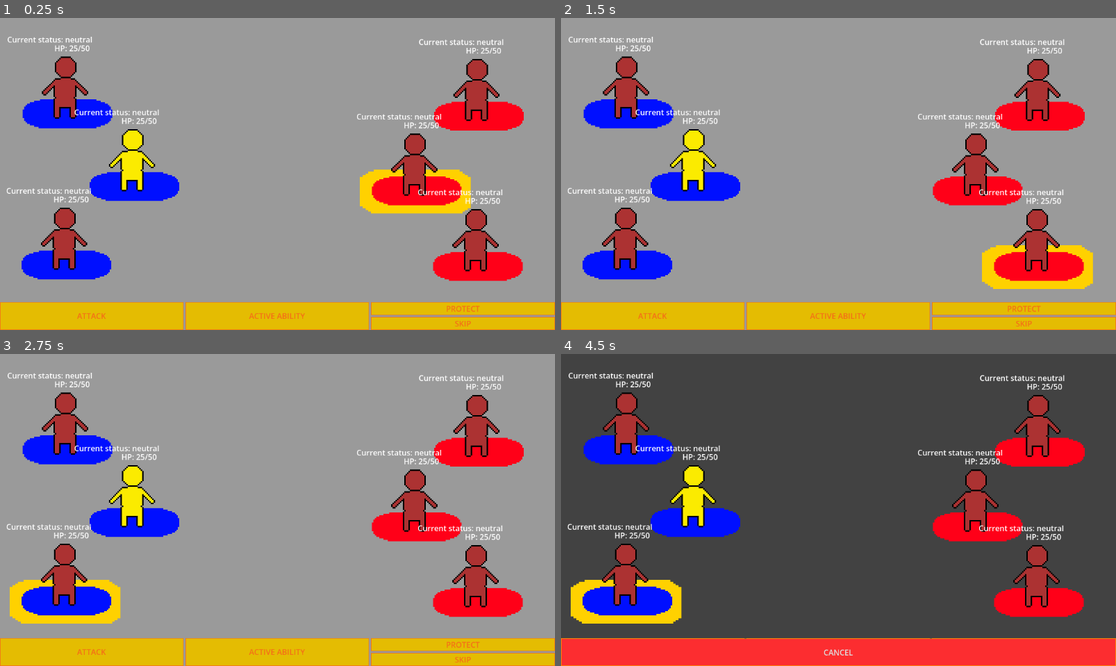
Above: before the commit, frames 1-4 (two rows, left to right).
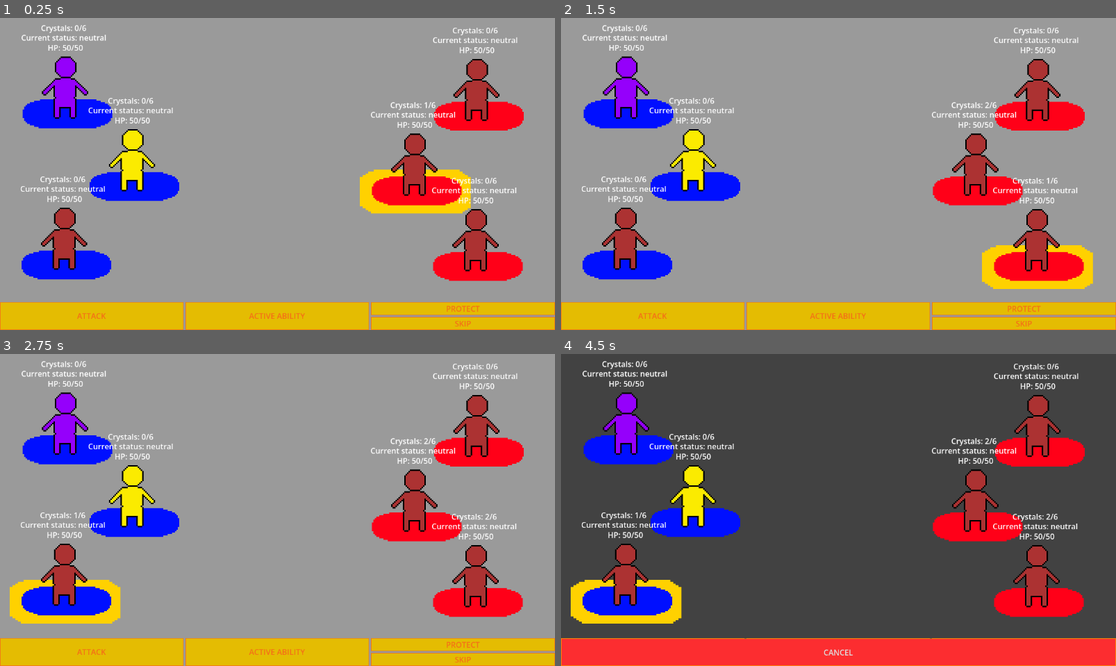
Above: after the commit, the same moments.

Repository: crowprogramsgames/erpge
Game: Godot game, scene res://scenes/battle/battle.tscn
The game is run twice, just before and just after one commit, with the same random seed, the same clock (stepped at 60 frames per second) and the same inputs.
Inputs:
- Up to frame 1 (0.25 s): no input
- Up to frame 2 (1.5 s): click "ACTIVE ABILITY" at 0.5 s; click "SKIP" at 1.25 s
- Up to frame 3 (2.75 s): click "SKIP" at 2 s
- Up to frame 4 (4.5 s): click "ATTACK" at 2.75 s; click "PROTECT" at 3.5 s; click "ATTACK" at 4.25 s

The runs differ from the first frame. In frame 1, 2.8% of the frame differs, in the area x 1-94%, y 2-60%; in frame 2, 2.8%; in frame 3, 2.8%; in frame 4, 3.2%.
Error before the commit: Invalid access to property or key 'active_ability' on a base object of type 'Node2D (Character)'. (res://scenes/characters/action_menu/action_menu.gd:21)

Commit message:
active funcionando, bug encontrado

Diff:
--- a/archetypes/pruebas/Angry/a_angry.gd
+++ b/archetypes/pruebas/Angry/a_angry.gd
@@ -1,11 +1,11 @@
 extends Active
 
-func a_action(o : Character) -> void:
+func a_action() -> void:
 	Action.set_action(Action.ActionType.ABILITY, Action.Targets.ALL, Action.Restriction.ALIVE, false)
-	o.action_menu.cancelBtn.show()
+	source.action_menu.cancelBtn.show()
 	Events.choose_target.emit()
 
-func a_ability(o: Character, t: Character) -> void:
+func a_ability(t: Character) -> void:
 	t.status_manager.grant_status("enraged")
-	pay_cost(o)
-	o.passive.end_of_turn(o)
+	_pay_cost()
+	source.end_of_turn()
--- a/archetypes/pruebas/Beefy/a_beefy.gd
+++ b/archetypes/pruebas/Beefy/a_beefy.gd
@@ -1,11 +1,11 @@
 extends Active
 
-func a_action(o : Character) -> void:
+func a_action() -> void:
 	Action.set_action(Action.ActionType.ABILITY, Action.Targets.ALL, Action.Restriction.ALIVE, false)
-	o.action_menu.cancelBtn.show()
+	source.action_menu.cancelBtn.show()
 	Events.choose_target.emit()
 
-func a_ability(o: Character, t: Character) -> void:
+func a_ability(t: Character) -> void:
 	t.status_manager.grant_status("protected")
-	pay_cost(o)
-	o.passive.end_of_turn(o)
+	_pay_cost()
+	source.end_of_turn()
--- a/archetypes/pruebas/Bully/a_bully.gd
+++ b/archetypes/pruebas/Bully/a_bully.gd
@@ -1,11 +1,11 @@
 extends Active
 
-func a_action(o : Character) -> void:
-	Action.set_action(Action.ACTION.ABILITY, Action.SELECTABLE.ALL, Action.RESTRICTION.ALIVE)
-	o.action_menu.cancelBtn.show()
+func a_action() -> void:
+	Action.set_action(Action.ActionType.ABILITY, Action.Targets.ALL, Action.Restriction.ALIVE, false)
+	source.action_menu.cancelBtn.show()
 	Events.choose_target.emit()
 
-func a_ability(o: Character, t: Character) -> void:
-	t.status_manager.grant_status("weakened", t)
-	pay_cost(o)
-	o.passive.end_of_turn(o)
+func a_ability(t: Character) -> void:
+	t.status_manager.grant_status("weakened")
+	_pay_cost()
+	source.end_of_turn()
--- a/archetypes/pruebas/Chilly/a_chilly.gd
+++ b/archetypes/pruebas/Chilly/a_chilly.gd
@@ -1,11 +1,11 @@
 extends Active
 
-func a_action(o : Character) -> void:
+func a_action() -> void:
 	Action.set_action(Action.ActionType.ABILITY, Action.Targets.ALL, Action.Restriction.ALIVE, false)
-	o.action_menu.cancelBtn.show()
+	source.action_menu.cancelBtn.show()
 	Events.choose_target.emit()
 
-func a_ability(o: Character, t: Character) -> void:
+func a_ability(t: Character) -> void:
 	t.status_manager.grant_status("frozen")
-	pay_cost(o)
-	o.passive.end_of_turn(o)
+	_pay_cost()
+	source.end_of_turn()
--- a/archetypes/pruebas/Dummy/a_dummy.gd
+++ b/archetypes/pruebas/Dummy/a_dummy.gd
@@ -1,11 +1,11 @@
 extends Active
 
-func a_action(o : Character) -> void:
-	Action.set_action(Action.ACTION.ABILITY, Action.SELECTABLE.ALL, Action.RESTRICTION.ALIVE)
-	o.action_menu.cancelBtn.show()
+func a_action() -> void:
+	Action.set_action(Action.ActionType.ABILITY, Action.Targets.ALL, Action.Restriction.ALIVE, false)
+	source.action_menu.cancelBtn.show()
 	Events.choose_target.emit()
 
-func a_ability(o: Character, t: Character) -> void:
-	t.status_manager.grant_status("focused", t)
-	pay_cost(o)
-	o.passive.end_of_turn(o)
+func a_ability(t: Character) -> void:
+	t.status_manager.grant_status("focused")
+	_pay_cost()
+	source.end_of_turn()
--- a/archetypes/pruebas/Gloomy/a_gloomy.gd
+++ b/archetypes/pruebas/Gloomy/a_gloomy.gd
@@ -1,11 +1,11 @@
 extends Active
 
-func a_action(o : Character) -> void:
-	Action.set_action(Action.ACTION.ABILITY, Action.SELECTABLE.ALL, Action.RESTRICTION.ALIVE)
-	o.action_menu.cancelBtn.show()
+func a_action() -> void:
+	Action.set_action(Action.ActionType.ABILITY, Action.Targets.ALL, Action.Restriction.ALIVE, false)
+	source.action_menu.cancelBtn.show()
 	Events.choose_target.emit()
 
-func a_ability(o: Character, t: Character) -> void:
-	t.status_manager.grant_status("cursed", t)
-	pay_cost(o)
-	o.passive.end_of_turn(o)
+func a_ability(t: Character) -> void:
+	t.status_manager.grant_status("cursed")
+	_pay_cost()
+	source.end_of_turn()
--- a/archetypes/pruebas/Gloomy/gloomy.tres
+++ b/archetypes/pruebas/Gloomy/gloomy.tres
@@ -2,9 +2,9 @@
 
 [ext_resource type="Script" uid="uid://qoe7jgamtuc7" path="res://resources/archetype.gd" id="1_8w84j"]
 [ext_resource type="Resource" uid="uid://c84vx1e0aqurk" path="res://archetypes/pruebas/Gloomy/a_gloomy.tres" id="1_mhdjl"]
-[ext_resource type="Resource" uid="uid://bikue0lgh7foy" path="res://statuses/neutral.tres" id="2_hevl0"]
 [ext_resource type="Resource" uid="uid://bpgqfr3eaceys" path="res://archetypes/pruebas/Gloomy/p_gloomy.tres" id="2_i4fvr"]
 [ext_resource type="Texture2D" uid="uid://d4muh2u6m6ceq" path="res://art/adv_sprites/glo_files.png" id="3_i4fvr"]
+[ext_resource type="Resource" uid="uid://c40gkn1pwomot" path="res://archetypes/pruebas/stats.tres" id="5_i4fvr"]
 [ext_resource type="Resource" uid="uid://dy4imxdahwk4w" path="res://items/weapons/longsword.tres" id="5_v03hi"]
 
 [resource]
@@ -12,7 +12,7 @@
 arch_name = "Gloomy"
 arch_desc = "Groovy"
 portrait = ExtResource("3_i4fvr")
-base_hp = 50
+stats = ExtResource("5_i4fvr")
 passive_ability = ExtResource("2_i4fvr")
 active_ability = ExtResource("1_mhdjl")
 weapon = ExtResource("5_v03hi")
--- a/archetypes/pruebas/Gloomy/p_gloomy.gd
+++ b/archetypes/pruebas/Gloomy/p_gloomy.gd
@@ -9,5 +9,5 @@
 	pass
 
 func _on_attack_missed(origin: Character , target: Character):
-	if target == source:
+	if GL.allies_o_enemies(target, source):
 		origin.stats.lose_health(health_loss)
--- a/archetypes/pruebas/Lucky/a_lucky.gd
+++ b/archetypes/pruebas/Lucky/a_lucky.gd
@@ -1,11 +1,11 @@
 extends Active
 
-func a_action(o : Character) -> void:
+func a_action() -> void:
 	Action.set_action(Action.ActionType.ABILITY, Action.Targets.ALL, Action.Restriction.ALIVE, false)
-	o.action_menu.cancelBtn.show()
+	source.action_menu.cancelBtn.show()
 	Events.choose_target.emit()
 
-func a_ability(o: Character, t: Character) -> void:
+func a_ability(t: Character) -> void:
 	t.status_manager.grant_status("blessed")
-	pay_cost(o)
-	o.passive.end_of_turn(o)
+	_pay_cost()
+	source.end_of_turn()
--- a/archetypes/pruebas/Speedy/a_speedy.gd
+++ b/archetypes/pruebas/Speedy/a_speedy.gd
@@ -1,11 +1,11 @@
 extends Active
 
-func a_action(o : Character) -> void:
-	Action.set_action(Action.ACTION.ABILITY, Action.SELECTABLE.ALL, Action.RESTRICTION.ALIVE)
-	o.action_menu.cancelBtn.show()
+func a_action() -> void:
+	Action.set_action(Action.ActionType.ABILITY, Action.Targets.ALL, Action.Restriction.ALIVE, false)
+	source.action_menu.cancelBtn.show()
 	Events.choose_target.emit()
 
-func a_ability(o: Character, t: Character) -> void:
-	t.status_manager.grant_status("hasted", t)
-	pay_cost(o)
-	o.passive.end_of_turn(o)
+func a_ability(t: Character) -> void:
+	t.status_manager.grant_status("hasted")
+	_pay_cost()
+	source.end_of_turn()
--- a/archetypes/pruebas/stats.tres
+++ b/archetypes/pruebas/stats.tres
@@ -5,7 +5,8 @@
 [resource]
 script = ExtResource("1_r8nvy")
 max_hp = 50
-hp = 25
+hp = 50
+fin = -10
 curr_crystals = 0
 max_crystals = 6
 metadata/_custom_type_script = "uid://dcbe8jtdelre3"
--- a/resources/active.gd
+++ b/resources/active.gd
@@ -1,15 +1,15 @@
-class_name Active
+@abstract class_name Active
 extends Resource
 
 @export var active_name : String = ""
 @export_multiline var active_desc : String = ""
 @export var cost : int = 3
 
-func a_action(o : Character) -> void:
-	pass
+var source : Character
 
-func a_ability(o: Character, t: Character) -> void:
-	pass
+@abstract func a_action() -> void
 
-func pay_cost(o : Character):
-	o.curr_crystals -= cost
+@abstract func a_ability(t: Character) -> void
+
+func _pay_cost():
+	source.stats.curr_crystals -= cost
--- a/resources/archetype.gd
+++ b/resources/archetype.gd
@@ -9,19 +9,6 @@
 @export_group("Base Stats")
 @export var stats : Stats
 
-@export_group("Ranges")
-@export var pow_range : float = 0.05
-@export var end_range : float = 0.05
-@export var pre_range : float = 0.05
-@export var crit_range : float = 0.05
-
-@export_group("Multipliers")
-@export var crit_mult : float = 0.5
-
-@export_group("Crystals")
-@export var max_crystals : int = 6
-@export var starting_crystals : int = 0
-
 @export_group("Starting Status")
 @export var starting_status : Status = preload("res://statuses/neutral.tres") #class status
 
--- a/resources/stats.gd
+++ b/resources/stats.gd
@@ -36,6 +36,7 @@
 	curr_crystals = q
 	if curr_crystals > max_crystals:
 		curr_crystals = max_crystals
+	Events.stat_changes.emit()
 func add_crystals(q : int) -> int:
 	if(curr_crystals + q > max_crystals):
 		q = max_crystals - curr_crystals
--- a/scenes/battle/battle.tscn
+++ b/scenes/battle/battle.tscn
@@ -1,6 +1,7 @@
 [gd_scene format=3 uid="uid://bodm2l08c8c8i"]
 
 [ext_resource type="Script" uid="uid://dxmrj33k40akw" path="res://scenes/battle/battle.gd" id="1_hyhfg"]
+[ext_resource type="Resource" uid="uid://b218xu46fbw7v" path="res://archetypes/pruebas/Gloomy/gloomy.tres" id="3_fh7rg"]
 [ext_resource type="Resource" uid="uid://ctlpm2r8l0cf8" path="res://archetypes/pruebas/Angry/angry.tres" id="3_h0kxc"]
 [ext_resource type="PackedScene" uid="uid://bw41icrjlvr7" path="res://scenes/characters/character.tscn" id="3_jkydm"]
 [ext_resource type="Resource" uid="uid://cjk8lan8oanyp" path="res://archetypes/pruebas/Lucky/lucky.tres" id="4_pll4o"]
@@ -30,7 +31,7 @@
 [node name="Character" parent="BlueHandler" unique_id=1370791865 groups=["blue_team"] instance=ExtResource("3_jkydm")]
 position = Vector2(132, 156)
 char_name = &"Paco"
-archetype = ExtResource("3_h0kxc")
+archetype = ExtResource("3_fh7rg")
 
 [node name="Character2" parent="BlueHandler" unique_id=2133214311 groups=["blue_team"] instance=ExtResource("3_jkydm")]
 position = Vector2(271, 307)
--- a/scenes/characters/action_menu/action_menu.gd
+++ b/scenes/characters/action_menu/action_menu.gd
@@ -2,6 +2,8 @@
 extends CanvasLayer
 
 @onready var cancelBtn : Button = $CancelButton
+
+var source : Character
 
 func _ready() -> void:
 	Action.set_action(Action.ActionType.NONE, Action.Targets.NONE, Action.Restriction.NONE, false)
@@ -13,12 +15,12 @@
 func _on_protect_button_pressed() -> void:
 	get_parent().protect_action()
 func _on_active_button_pressed() -> void:
-	var cha = get_parent()
-	var crystals = cha.stats.curr_crystals
-	if crystals >= cha.active.cost:
-		cha.active.active_ability.a_action(get_parent())
+
+	var crystals = source.stats.curr_crystals
+	if crystals >= source.active.cost:
+		source.active.a_action()
 	else:
-		print("not enough crystals (" + str(crystals) + "/" + str(cha.active_ability.cost) + ")")
+		print("not enough crystals (" + str(crystals) + "/" + str(source.active.cost) + ")")
 func _on_attack_button_pressed() -> void:
 	#Action.set_action(Action.ACTION.ATTACK, Action.SELECTABLE.ENEMY, Action.RESTRICTION.ALIVE)
 	get_parent().attack_action()
--- a/scenes/characters/character.gd
+++ b/scenes/characters/character.gd
@@ -10,6 +10,7 @@
 @onready var turn_platform : Sprite2D = $TurnPlatform
 @onready var health_ui : Label = %Health
 @onready var status_ui : Label = %Status
+@onready var crystals_ui : Label = %CrystalsUI
 #UI-MENUS
 @onready var action_menu : CanvasLayer = $ActionMenu
 #MANAGERS
@@ -32,6 +33,7 @@
 ##FUNCTIONS
 func _ready():
 	Events.stat_changes.connect(_update_stats)
+	action_menu.source = self
 
 #SETTERS
 func _set_character(arch : Archetype) -> void:
@@ -45,7 +47,9 @@
 	_set_active()
 	_set_weapon()
 
-func _set_active(): active = archetype.active_ability.duplicate()
+func _set_active():
+	active = archetype.active_ability.duplicate()
+	active.source = self
 func _set_passive():
 	passive = archetype.passive_ability.duplicate()
 	passive.set_source(self)
@@ -56,6 +60,7 @@
 	status_manager.status = archetype.starting_status.duplicate()
 
 	health_ui.stats = stats
+	crystals_ui.stats = stats
 	status_ui.status_manager = status_manager
 
 	_update_stats()
@@ -95,13 +100,14 @@
 		Action.ActionType.ATTACK:
 			GL.attack(self, target)
 		Action.ActionType.ABILITY:
-			active.a_ability(self, target)
+			active.a_ability(target)
 
 
 #GRANT - UPDATE
 func _update_stats() -> void:
 	health_ui.update_hp()
 	status_ui.update_status()
+	crystals_ui.update_crystals()
 	Events.check_bodies.emit()
 
 	if stats.hp <= 0 and !status_manager.check_status("dead"):
--- a/scenes/characters/character.tscn
+++ b/scenes/characters/character.tscn
@@ -9,6 +9,7 @@
 [ext_resource type="Script" uid="uid://dbxosjw0lcm6m" path="res://scenes/characters/managers/status_manager.gd" id="7_3mlnx"]
 [ext_resource type="Script" uid="uid://cphlevkk7mh0n" path="res://scenes/characters/ui/health_ui.gd" id="7_ysl2u"]
 [ext_resource type="Script" uid="uid://jkqxkq6bys2m" path="res://scenes/characters/ui/status_ui.gd" id="8_oqd6d"]
+[ext_resource type="Script" uid="uid://b1crs8txrqdtr" path="res://scenes/characters/ui/crystals_ui.gd" id="12_tx3ek"]
 [ext_resource type="Script" uid="uid://bbrhbynn3wco3" path="res://scenes/characters/managers/effect_manager.gd" id="23_c05sq"]
 [ext_resource type="Script" uid="uid://b3hqx22q218i" path="res://scenes/characters/managers/modifier_manager.gd" id="24_gao2u"]
 
@@ -104,22 +105,32 @@
 [node name="Health" type="Label" parent="StatsUI" unique_id=358184528]
 unique_name_in_owner = true
 layout_mode = 0
-offset_left = -19.0
-offset_top = -105.0
-offset_right = 55.0
-offset_bottom = -82.0
+offset_left = -33.0
+offset_top = -106.0
+offset_right = 41.0
+offset_bottom = -83.0
 text = "HP: 50/50"
 script = ExtResource("7_ysl2u")
 
 [node name="Status" type="Label" parent="StatsUI" unique_id=1195892027]
 unique_name_in_owner = true
 layout_mode = 0
-offset_left = -117.0
-offset_top = -123.0
-offset_right = 5.0
-offset_bottom = -100.0
-text = "Current Status: "
+offset_left = -88.0
+offset_top = -127.0
+offset_right = 90.0
+offset_bottom = -104.0
+text = "Current Status: neutral"
 script = ExtResource("8_oqd6d")
+
+[node name="CrystalsUI" type="Label" parent="StatsUI" unique_id=1477435758]
+unique_name_in_owner = true
+layout_mode = 0
+offset_left = -47.0
+offset_top = -147.0
+offset_right = 48.0
+offset_bottom = -124.0
+text = "Crystals: 3/6"
+script = ExtResource("12_tx3ek")
 
 [connection signal="input_event" from="AdvArea" to="." method="_on_input_event"]
 [connection signal="mouse_entered" from="AdvArea" to="." method="_on_mouse_entered"]
--- /dev/null
+++ b/scenes/characters/ui/crystals_ui.gd
@@ -0,0 +1,7 @@
+class_name CrystalUI
+extends Label
+
+var stats : Stats
+
+func update_crystals() -> void:
+	text = "Crystals: %d/%d" % [stats.curr_crystals, stats.max_crystals]
Not shown, added: bugfixing/bugfix.txt
Not shown, added: scenes/characters/ui/crystals_ui.gd.uid
